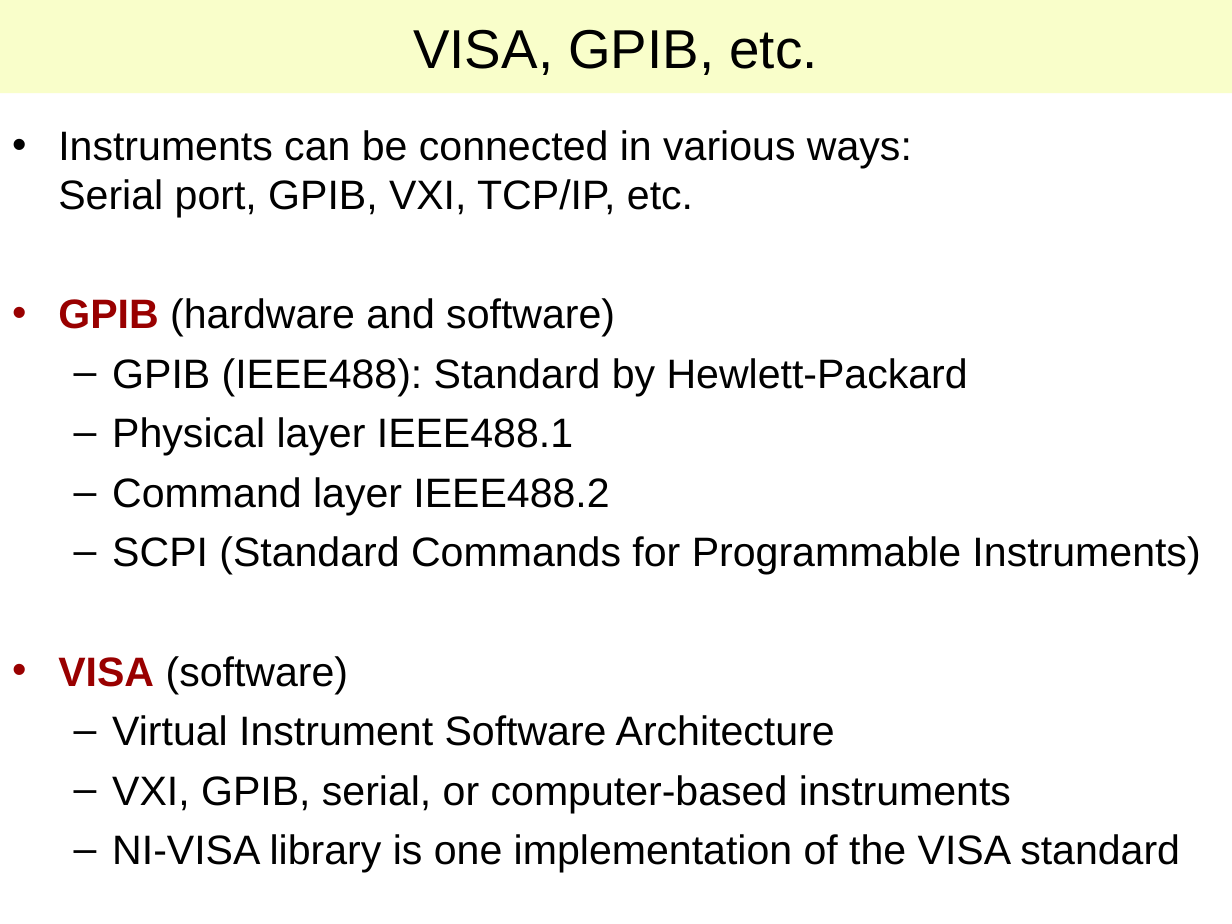
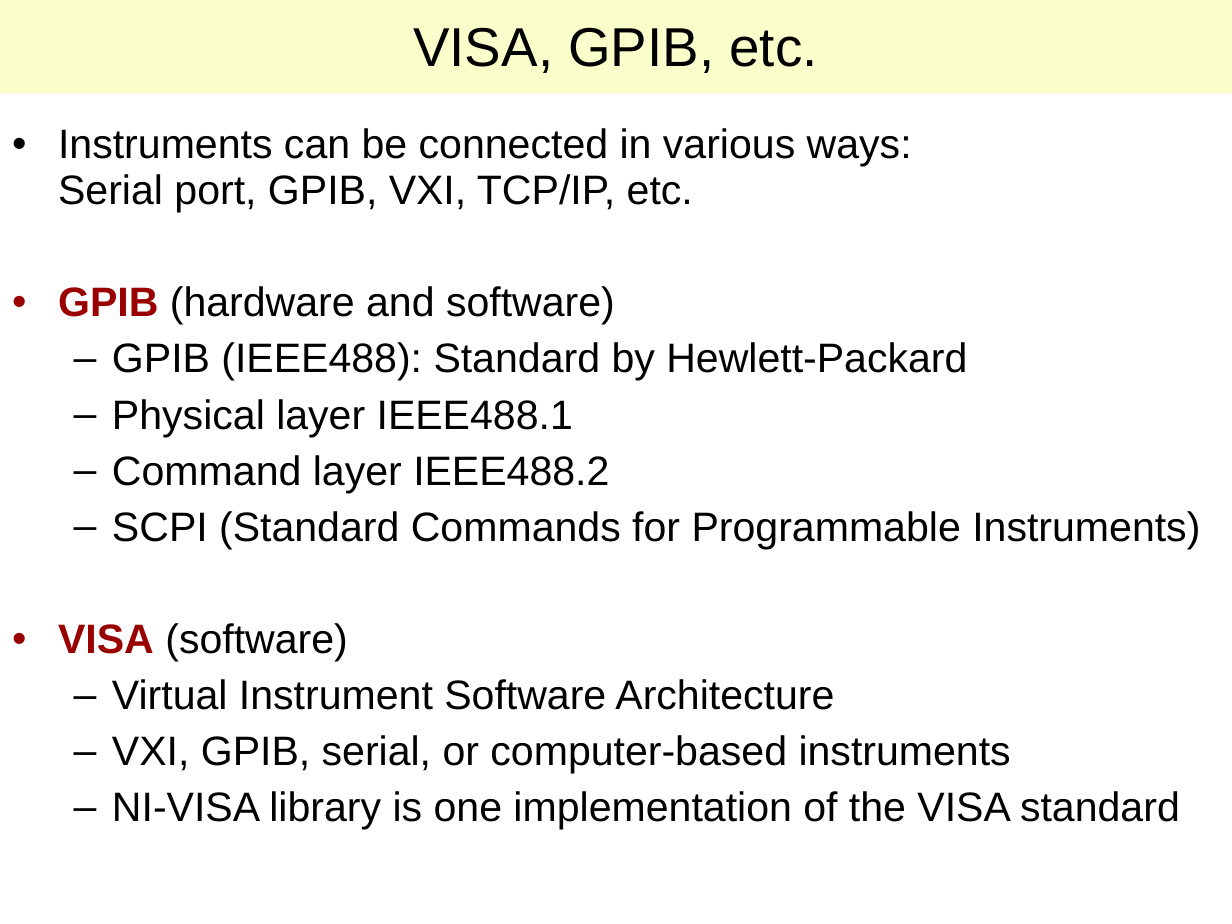
Before and after one commit to lab-measurement/Lab-VISA, a slide deck: slide 2 of Tutorial/Talk/Lab-VISA.ppt. Drawn at 1232x924 pixels with LibreOffice and Linux fonts; fonts in the diff are those of the drawing. Boxes give left, top, right and bottom in pixels: in the first picture for what was removed or moved away, otherwise in the second. Text is boxed around its words. In the diff, an @@ line names an element or a change of style, - is before the commit and + after.

```diff
--- a/Tutorial/Talk/Lab-VISA.ppt
+++ b/Tutorial/Talk/Lab-VISA.ppt
@@ title "VISA, GPIB, etc." at (0, 0, 1232, 94): line spacing 1 to 0.93 @@
@@ text "Instruments can be connected in ..." at (58, 128, 1200, 830): indent changed; line spacing 1 to 0.93 @@
```
Also in this commit, not shown: 11 other slides changed, 3 slides added, 5 slides removed, 2 other files.
